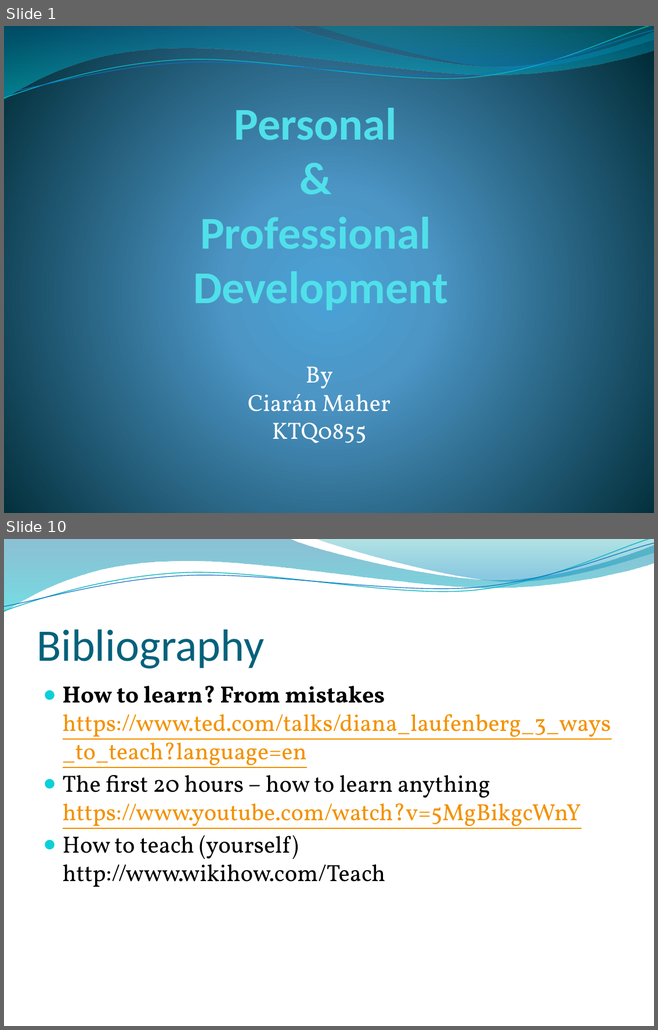
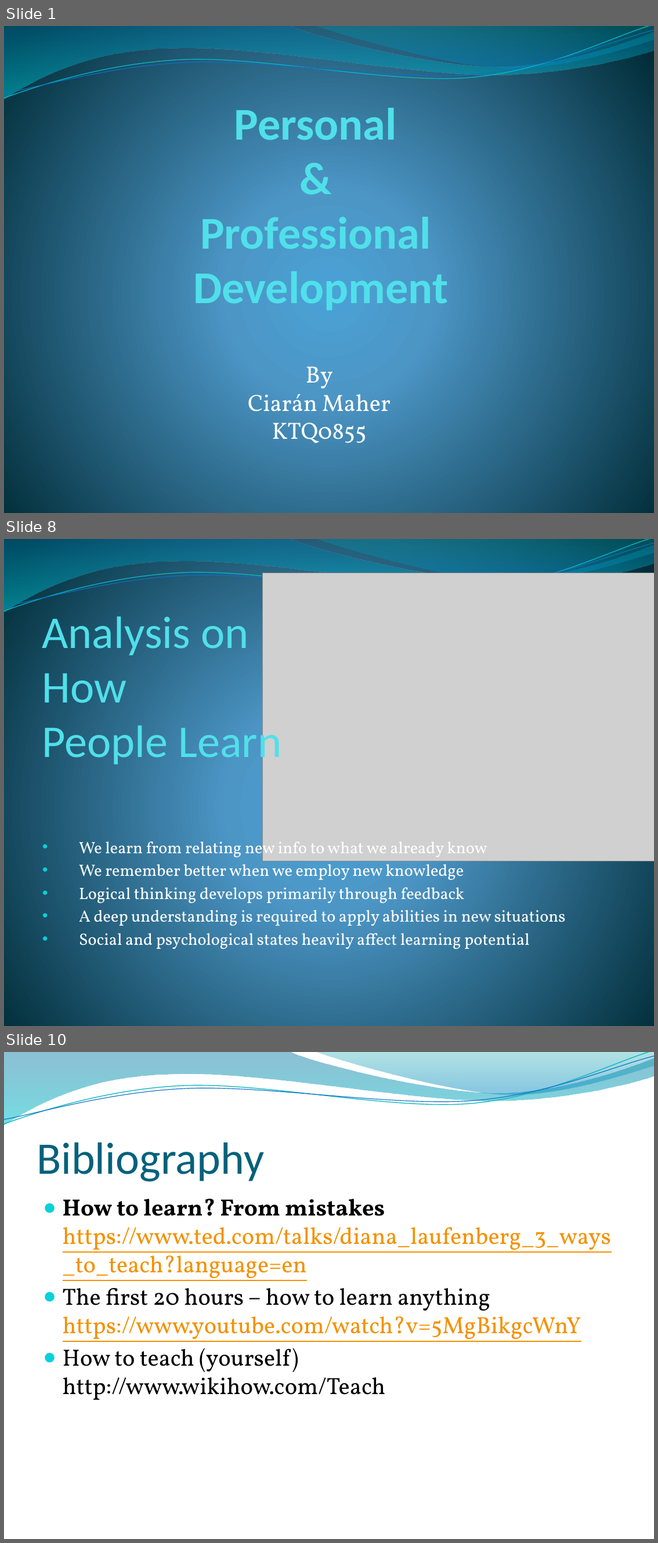
Before and after one commit to CrazeeIvan/ICT_P-PDev, a slide deck: Personal.pptx. Shown one above the other, each under a label of ours: slides 1 and 10 before the commit, slides 1, 8 and 10 after it; the slides between them are not shown. The pictures are 658x1030 and 658x1543 pixels, drawn with LibreOffice and Linux fonts; fonts in the diff are those of the drawing; grey boxes stand for pictures; background and template pictures are left out. Boxes give left, top, right and bottom in pixels: in the first picture for what was removed or moved away, otherwise in the second. Text is boxed around its words. In the diff, an @@ line names an element or a change of style, - is before the commit and + after.

```diff
--- a/Personal.pptx
+++ b/Personal.pptx
@@ slide 8 added at <box>4,539,654,1026</box>, background gradient #4AA0D6 to #4C98C7 to #002C38; not listed: 4 template elements that a slide beside it also shows @@
@@ picture added at <box>263,573,654,861</box> @@
@@ title added at <box>42,610,281,768</box>, 50.4 pt, text #51E0EA @@
+Analysis on
+How
+People Learn
@@ subtitle added at <box>79,837,565,949</box>, 18.2 pt, text #FFFFFF @@
+• We learn from relating new info to what we already know
+• We remember better when we employ new knowledge
+• Logical thinking develops primarily through feedback
+• A deep understanding is required to apply abilities in new situations
+• Social and psychological states heavily affect learning potential
```
Also in this commit, not shown: 6 slides changed, 2 other slides added, 2 slides removed.
